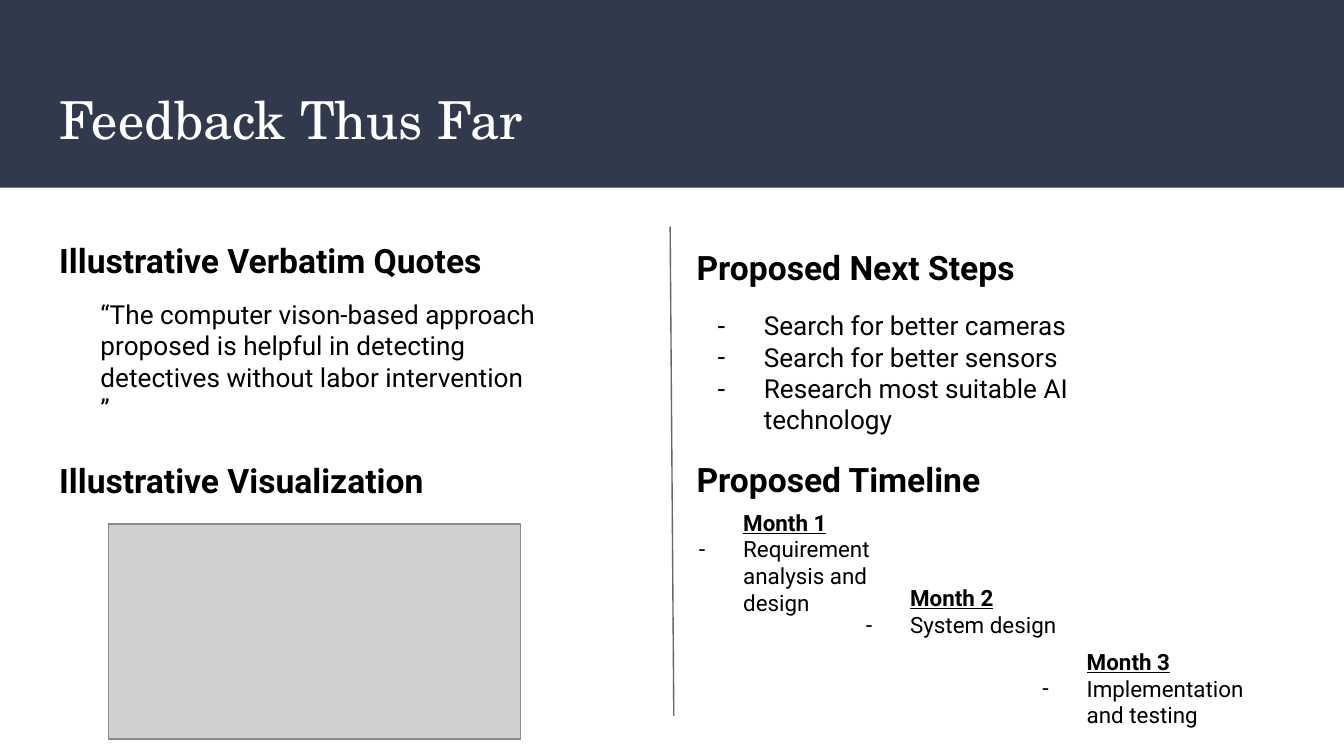
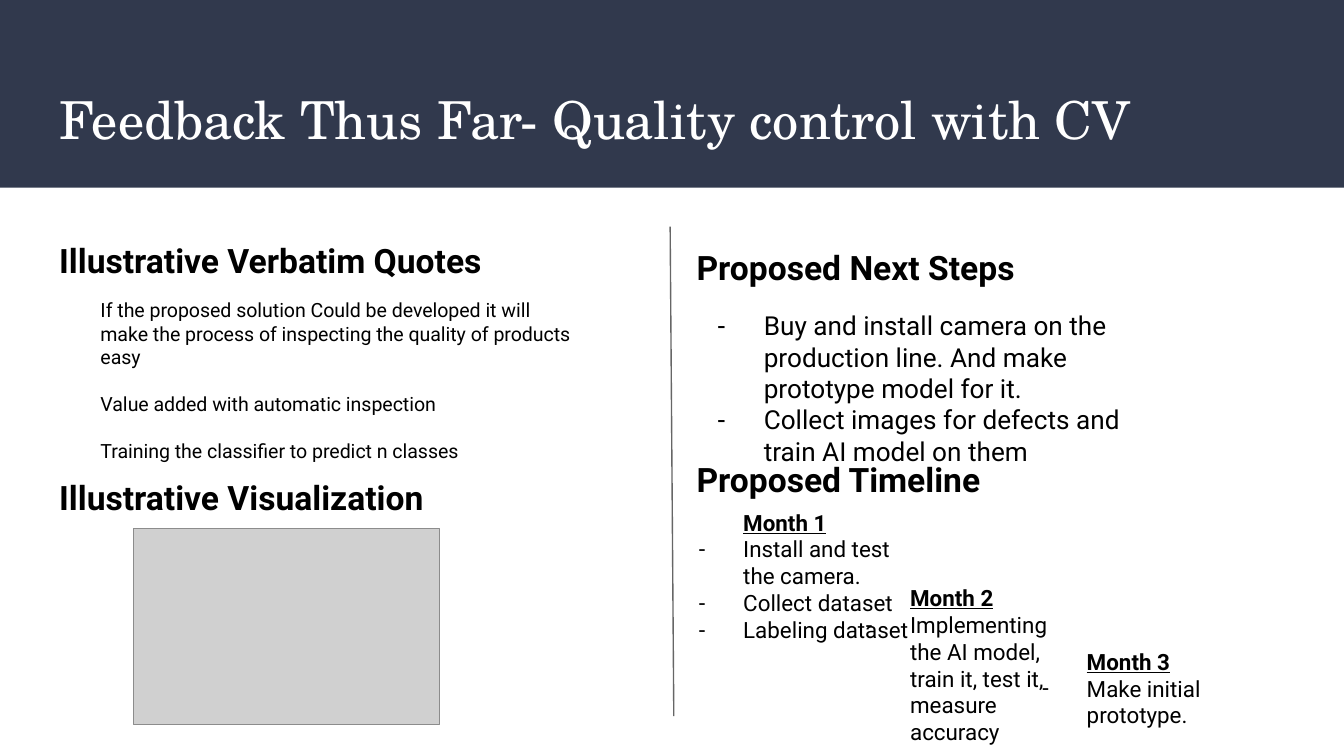
Before and after one commit to mohandesosama/Delivering-an-ML-AI-Strategy, a slide deck: slide 9 of 03_Final Presentation Template.pptx. Drawn at 1344x756 pixels with LibreOffice and Linux fonts; fonts in the diff are those of the drawing; grey boxes stand for pictures. Boxes give left, top, right and bottom in pixels: in the first picture for what was removed or moved away, otherwise in the second. Text is boxed around its words. In the diff, an @@ line names an element or a change of style, - is before the commit and + after.

```diff
--- a/03_Final Presentation Template.pptx
+++ b/03_Final Presentation Template.pptx
@@ title at box(59, 100, 1130, 150): text changed @@
-Feedback Thus Far
+Feedback Thus Far- Quality control with CV
@@ text at box(100, 302, 571, 462): text changed; size 14 to 10.5 pt @@
-“The computer vison-based approach proposed is helpful in detecting detectives without labor intervention
-”
+If the proposed solution Could be developed it will make the process of inspecting the quality of products easy
+Value added with automatic inspection
+Training the classifier to predict n classes
@@ text at box(764, 315, 1119, 467): text changed @@
-– Search for better cameras
-– Search for better sensors
-– Research most suitable AI technology
+– Buy and install camera on the production line. And make prototype model for it.
+– Collect images for defects and train AI model on them
@@ text "Illustrative Visualization": place and size @@
-text "Illustrative Visualization" at box(59, 467, 423, 494)
+text "Illustrative Visualization" at box(59, 484, 423, 511)
@@ picture: place and size @@
-picture at box(109, 524, 521, 739)
+picture at box(133, 528, 439, 724)
@@ text at box(743, 540, 908, 643): text changed @@
-– Requirement analysis and design
+– Install and test the camera.
+– Collect dataset
+– Labeling dataset
@@ text at box(910, 616, 1047, 745): text changed @@
-– System design
+– Implementing the AI model, train it, test it, measure accuracy
@@ text at box(1087, 680, 1201, 728): text changed @@
-– Implementation and testing
+– Make initial prototype.
```
Also in this commit, not shown: 4 other slides changed, 1 slide added, 1 other file.
